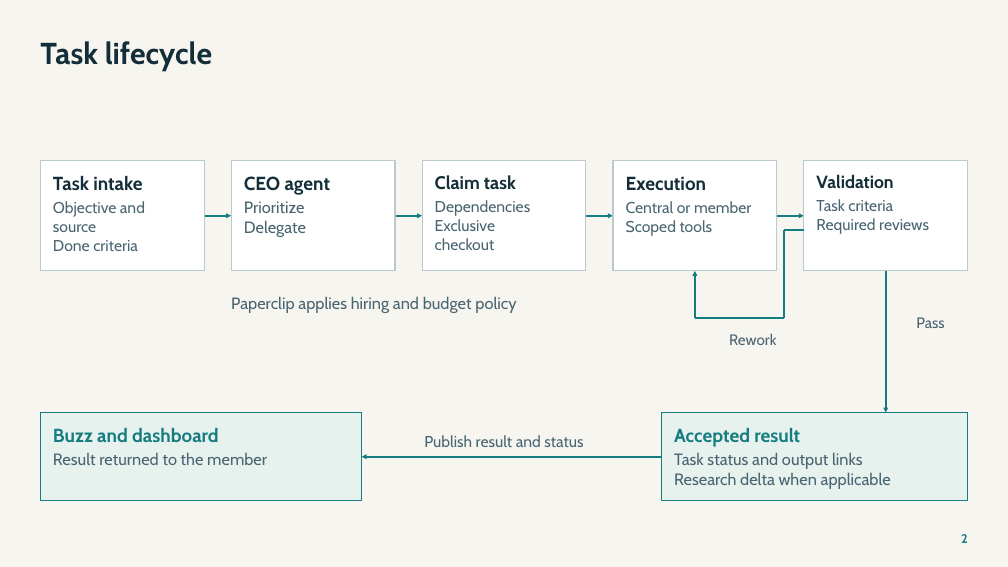
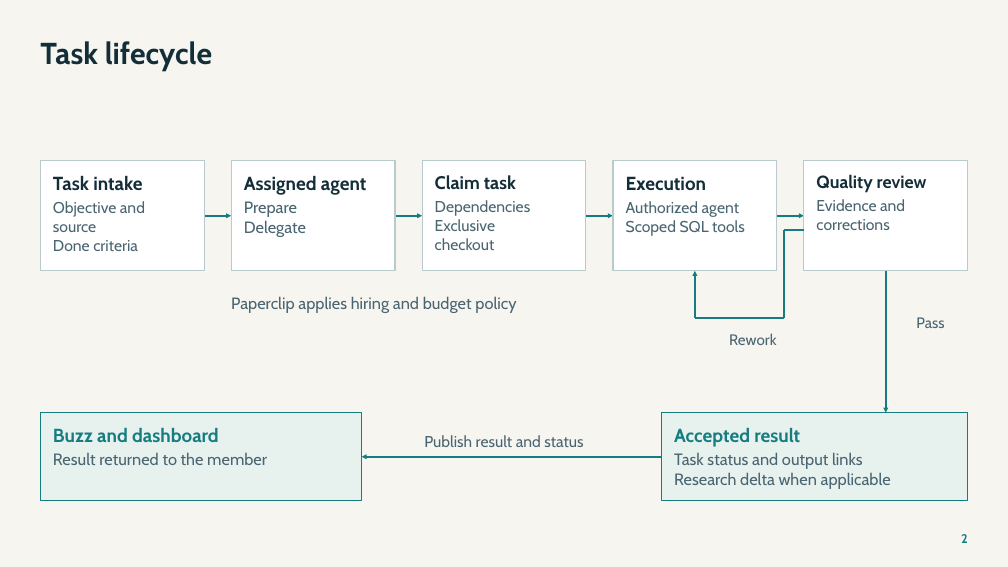
Before and after one commit to NetRxn/Inertia, a slide deck: slide 2 of Inertia-Architecture.pptx. Drawn at 1008x567 pixels with LibreOffice and Linux fonts; fonts in the diff are those of the drawing. Boxes give left, top, right and bottom in pixels: in the first picture for what was removed or moved away, otherwise in the second. Text is boxed around its words. In the diff, an @@ line names an element or a change of style, - is before the commit and + after.

Commit message:
docs: synchronize current member and Wednesday handoff contracts

```diff
--- a/Inertia-Architecture.pptx
+++ b/Inertia-Architecture.pptx
@@ text at [244, 176, 366, 195]: text changed @@
-CEO agent
+Assigned agent
@@ text at [816, 174, 927, 193]: text changed @@
-Validation
+Quality review
@@ text at [244, 201, 297, 217]: text changed @@
-Prioritize
+Prepare
@@ text at [626, 201, 745, 236]: text changed @@
-Central or member
-Scoped tools
+Authorized agent
+Scoped SQL tools
@@ text at [816, 199, 905, 230]: text changed @@
-Task criteria
-Required reviews
+Evidence and
+corrections
```
Also in this commit, not shown: 8 other slides changed, 22 other files.
